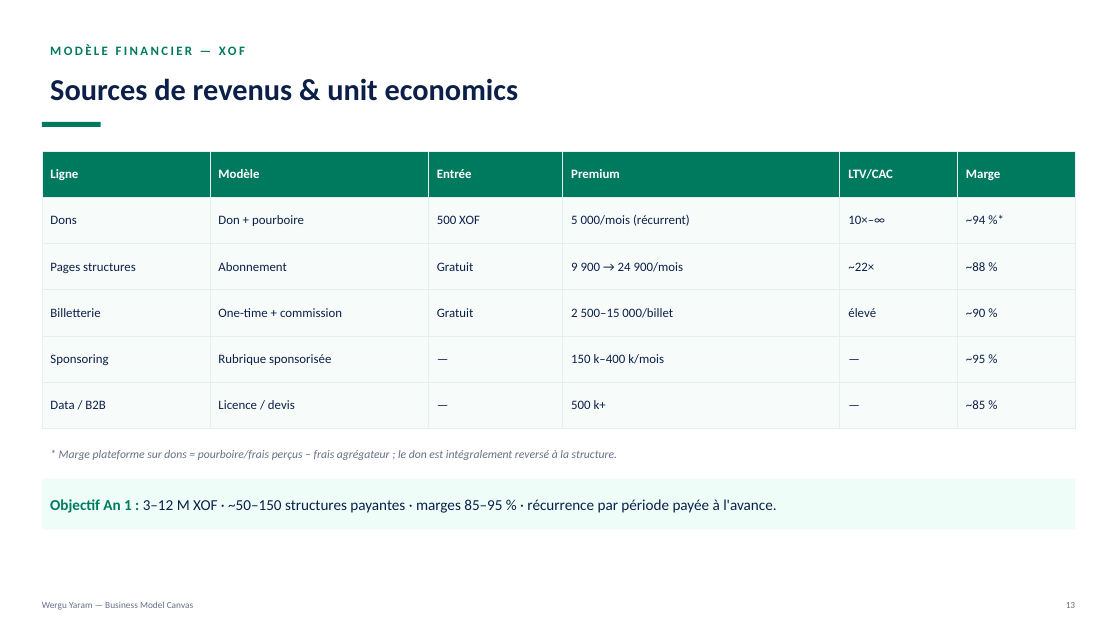
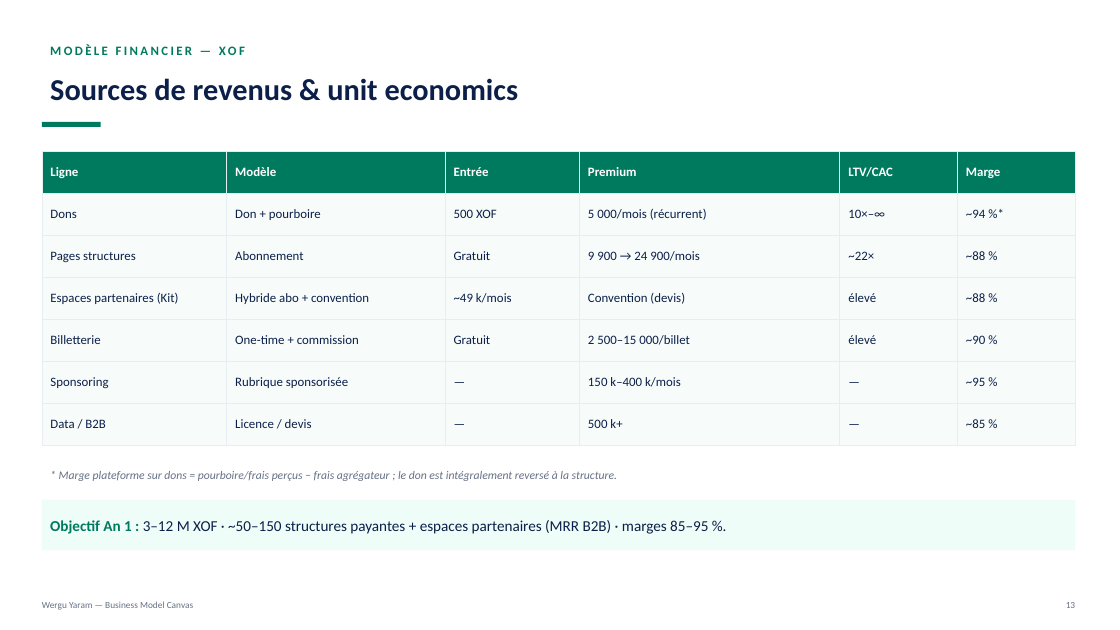
Before and after one commit to Mm-eyoum/wergu-yaram, a slide deck: slide 13 of docs/business-model-canvas.pptx. Drawn at 1120x630 pixels with LibreOffice and Linux fonts; fonts in the diff are those of the drawing. Boxes give left, top, right and bottom in pixels: in the first picture for what was removed or moved away, otherwise in the second. Text is boxed around its words. In the diff, an @@ line names an element or a change of style, - is before the commit and + after.

```diff
--- a/docs/business-model-canvas.pptx
+++ b/docs/business-model-canvas.pptx
@@ table at bbox=[42, 151, 1075, 432] @@
+row 4: Espaces partenaires (Kit) | Hybride abo + convention | ~49 k/mois | Convention (devis) | élevé | ~88 %
@@ text "* Marge plateforme sur dons ...": place and size @@
-text "* Marge plateforme sur dons ..." at bbox=[59, 450, 617, 460]
+text "* Marge plateforme sur dons ..." at bbox=[59, 471, 617, 481]
@@ rectangle "Objectif An 1 : 3–12 ...": place and size @@
-rectangle "Objectif An 1 : 3–12 ..." at bbox=[42, 479, 1075, 529]
+rectangle "Objectif An 1 : 3–12 ..." at bbox=[42, 500, 1075, 550]
@@ text in rectangle at bbox=[50, 520, 708, 534]: text changed @@
-Objectif An 1 : 3–12 M XOF · ~50–150 structures payantes · marges 85–95 % · récurrence par période payée à l'avance.
+Objectif An 1 : 3–12 M XOF · ~50–150 structures payantes + espaces partenaires (MRR B2B) · marges 85–95 %.
```
Also in this commit, not shown: 12 other slides changed, 4 other files.
